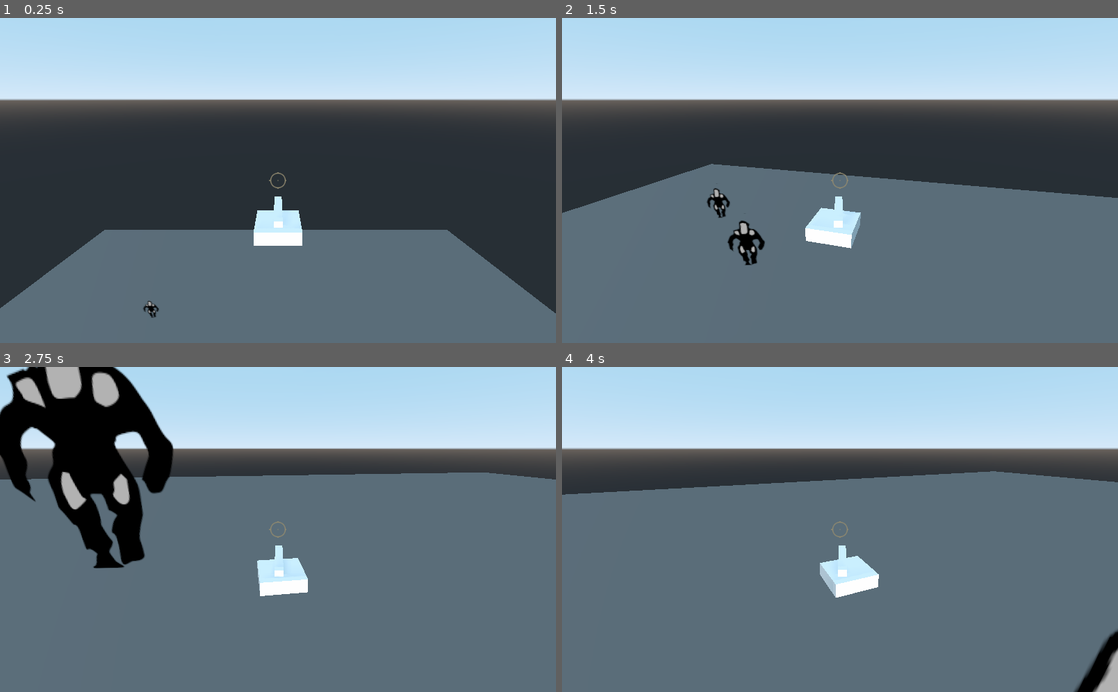
Above: before the commit, frames 1-4 (two rows, left to right).
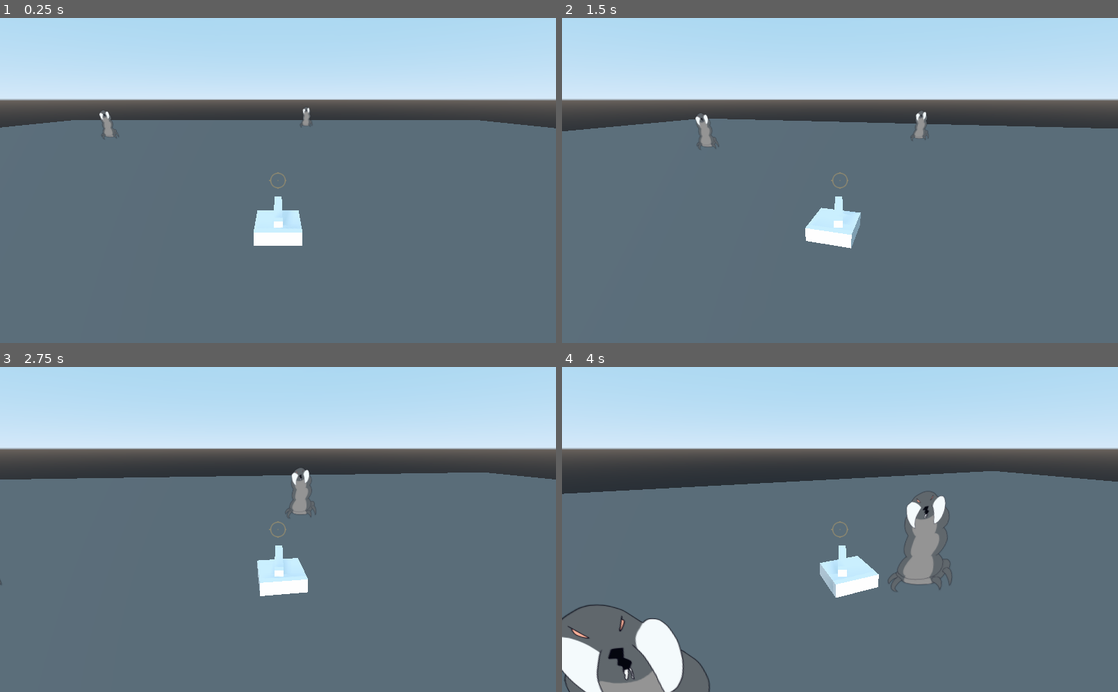
Above: after the commit, the same moments.

Repository: HelmetBugg/BioTank
Game: Godot game, scene res://Main.tscn
Two runs of this game, one before a commit and one after it. Both use one fixed random seed, a clock stepped at 60 frames per second and the inputs below.
Inputs (mouse positions are in pixels of both pictures, inside the frame that each line leads up to):
- Up to frame 1 (0.25 s): no input
- Up to frame 2 (1.5 s): move the mouse to (867, 180) at 0.52 s; press the mouse at (867, 180) at 0.53 s; hold W (forward) from 0.53 s (still down); move the mouse to (812, 180) at 1.27 s; release the mouse at (812, 180) at 1.28 s; click (812, 180) at 1.35 s
- Up to frame 3 (2.75 s): keep holding W (forward); move the mouse to (289, 523) at 2.02 s; press the mouse at (289, 523) at 2.03 s
- Up to frame 4 (4 s): keep holding W (forward); move the mouse to (834, 536) at 2.77 s; release the mouse at (834, 536) at 2.78 s; click (834, 536) at 2.85 s; move the mouse to (878, 532) at 3.52 s; press the mouse at (878, 532) at 3.53 s

The runs differ from the first frame. In frame 1, 38% of the frame differs, in the area x 0-100%, y 27-93%; in frame 2, 19%; in frame 3, 12%; in frame 4, 5.4%.

Commit message:
adding bug enemy sprite.

Diff:
--- a/Enemy.tscn
+++ b/Enemy.tscn
@@ -1,7 +1,7 @@
 [gd_scene load_steps=4 format=2]
 
 [ext_resource path="res://Enemy.gd" type="Script" id=1]
-[ext_resource path="res://enemy_sprite_placeholder.png" type="Texture" id=2]
+[ext_resource path="res://enemy_sprite_bug.png" type="Texture" id=2]
 
 [sub_resource type="CapsuleShape" id=1]
 radius = 0.803713
@@ -15,7 +15,6 @@
 shape = SubResource( 1 )
 
 [node name="Sprite3D" type="Sprite3D" parent="."]
+transform = Transform( 0.154586, 0, 0, 0, 0.154586, 0, 0, 0, 1, 0, 0, 0 )
 billboard = 2
 texture = ExtResource( 2 )
-hframes = 5
-vframes = 2
--- a/Main.tscn
+++ b/Main.tscn
@@ -34,7 +34,7 @@
 material/0 = SubResource( 5 )
 
 [node name="Player" parent="." instance=ExtResource( 1 )]
-transform = Transform( 1, 0, 0, 0, 1, 0, 0, 0, 1, 0.374476, 3.59282, 0.953744 )
+transform = Transform( 1, 0, 0, 0, 1, 0, 0, 0, 1, 0.374476, -15.259, 0.953744 )
 
 [node name="Cam3D" type="Position3D" parent="Player"]
 transform = Transform( 1, 0, 0, 0, 0.944147, 0.0401587, 0, -0.329526, 0.115061, 0, -0.303834, -0.454331 )
@@ -47,16 +47,16 @@
 shadow_enabled = true
 
 [node name="Enemy" parent="." instance=ExtResource( 3 )]
-transform = Transform( 1, 0, 0, 0, 1, 0, 0, 0, 1, -8.866, -14.6046, 3.75401 )
+transform = Transform( 1, 0, 0, 0, 1, 0, 0, 0, 1, -7.88649, -15.0944, 24.8951 )
 
 [node name="Enemy2" parent="." instance=ExtResource( 3 )]
-transform = Transform( 1, 0, 0, 0, 1, 0, 0, 0, 1, -13.6628, -14.6046, 0 )
+transform = Transform( 1, 0, 0, 0, 1, 0, 0, 0, 1, -25.6618, -15.0944, -8.32583 )
 
 [node name="Enemy3" parent="." instance=ExtResource( 3 )]
-transform = Transform( 1, 0, 0, 0, 1, 0, 0, 0, 1, -6.22429, -14.6046, -7.29947 )
+transform = Transform( 1, 0, 0, 0, 1, 0, 0, 0, 1, 3.48917, -15.0944, -20.6045 )
 
 [node name="Enemy4" parent="." instance=ExtResource( 3 )]
-transform = Transform( 1, 0, 0, 0, 1, 0, 0, 0, 1, -12.7312, -14.6046, -12.5412 )
+transform = Transform( 1, 0, 0, 0, 1, 0, 0, 0, 1, -12.7312, -15.0944, -12.5412 )
 
 [node name="Enemy5" parent="." instance=ExtResource( 3 )]
-transform = Transform( 1, 0, 0, 0, 1, 0, 0, 0, 1, -15.6113, -14.6046, 5.8017 )
+transform = Transform( 1, 0, 0, 0, 1, 0, 0, 0, 1, -15.6113, -15.0944, 5.8017 )
Binary file added: enemy_sprite_bug.png
Not shown, added: enemy_sprite_bug.png.import
